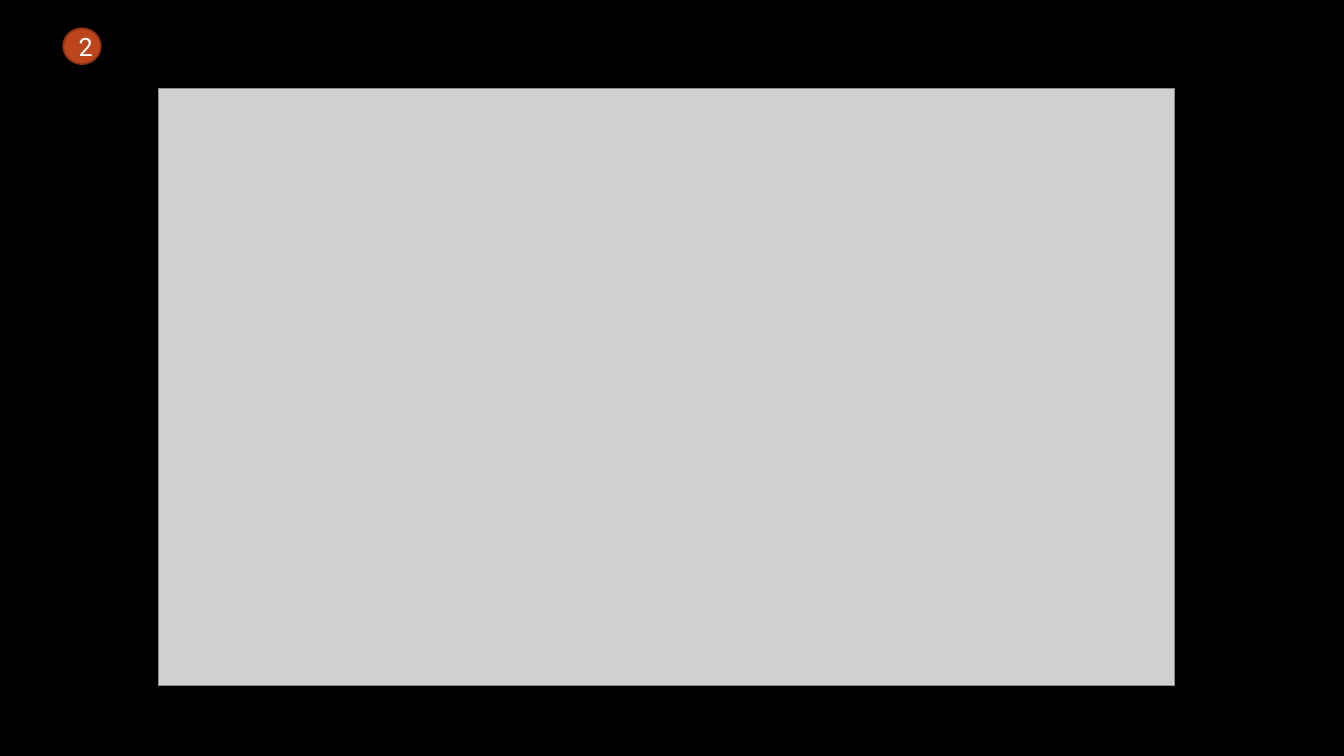
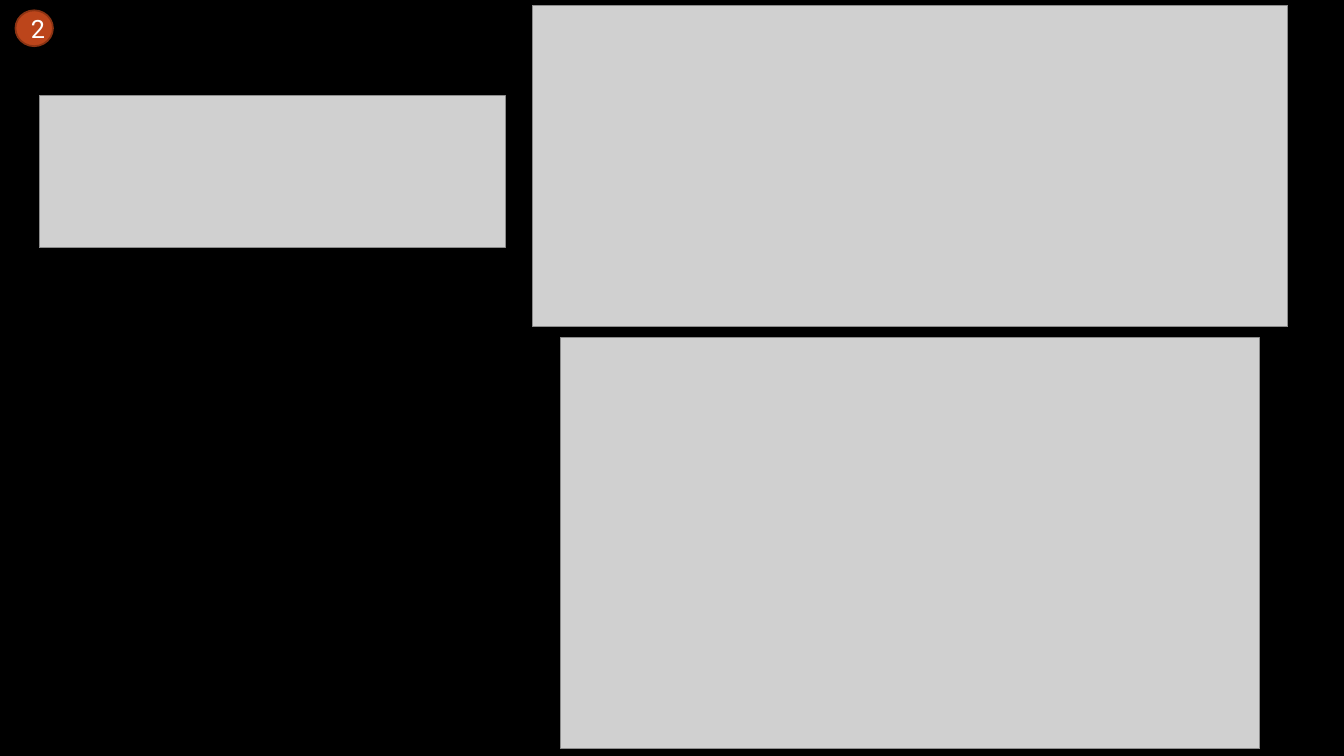
Before and after one commit to erfanghorbanee/Mondrian-Multidimensional-K-Anonymity, a slide deck: slide 8 of presentation/Mondrian-Multidimensional-K-Anonymity-main.pptx. Drawn at 1344x756 pixels with LibreOffice and Linux fonts; fonts in the diff are those of the drawing; grey boxes stand for pictures; background and template pictures are left out. Boxes give left, top, right and bottom in pixels: in the first picture for what was removed or moved away, otherwise in the second. Text is boxed around its words. In the diff, an @@ line names an element or a change of style, - is before the commit and + after.

Commit message:
update_presentation

```diff
--- a/presentation/Mondrian-Multidimensional-K-Anonymity-main.pptx
+++ b/presentation/Mondrian-Multidimensional-K-Anonymity-main.pptx
@@ ellipse "2": place and size @@
-ellipse "2" at [64, 28, 101, 65]
+ellipse "2" at [15, 10, 52, 46]
@@ picture added at [532, 5, 1288, 327] @@
@@ picture added at [39, 96, 505, 248] @@
@@ picture: place and size @@
-picture at [159, 89, 1176, 686]
+picture at [561, 338, 1260, 749]
```
Also in this commit, not shown: 1 other slide changed, 3 slides added.
